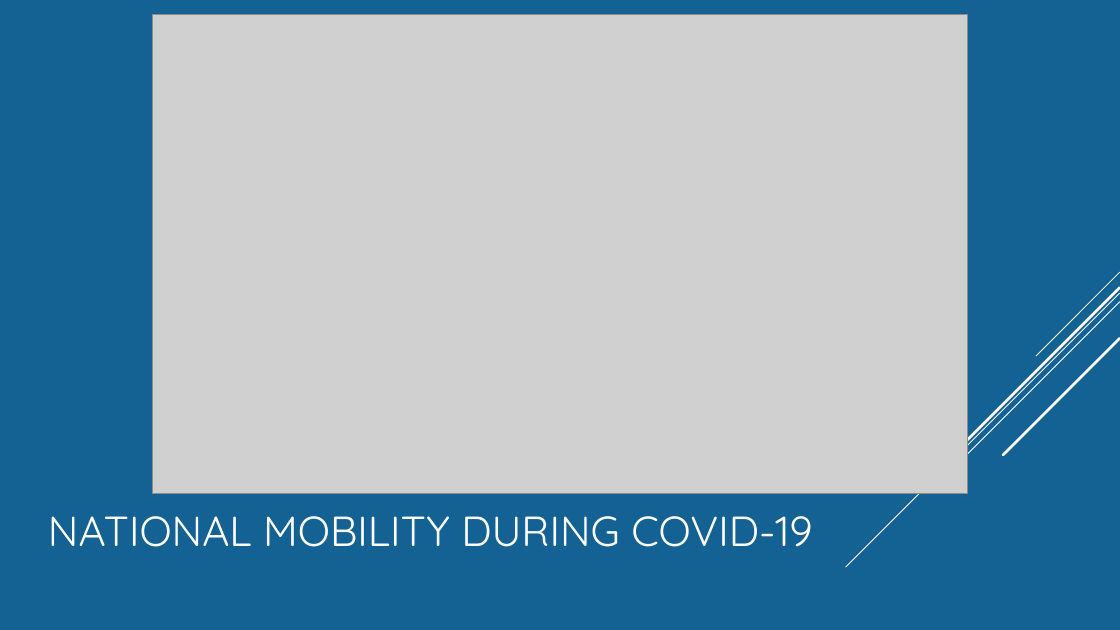
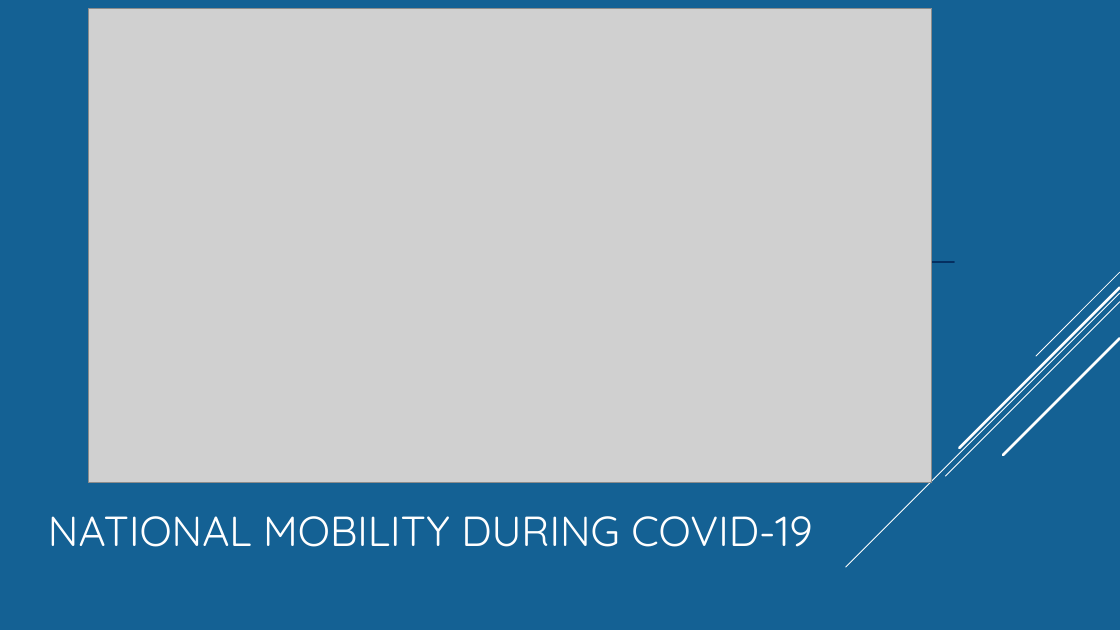
Before and after one commit to Munseaux/Pandemic-Movement, a slide deck: slide 9 of presentation.pptx. Drawn at 1120x630 pixels with LibreOffice and Linux fonts; fonts in the diff are those of the drawing; grey boxes stand for pictures. Boxes give left, top, right and bottom in pixels: in the first picture for what was removed or moved away, otherwise in the second. Text is boxed around its words. In the diff, an @@ line names an element or a change of style, - is before the commit and + after.

```diff
--- a/presentation.pptx
+++ b/presentation.pptx
@@ picture: place and size @@
-picture at (153,14,967,493)
+picture at (88,8,932,483)
@@ line added from (196, 262) to (954, 262), #052F61 1.5 pt @@
```
Also in this commit, not shown: 5 other slides changed, 1 slide added, 2 slides removed.
